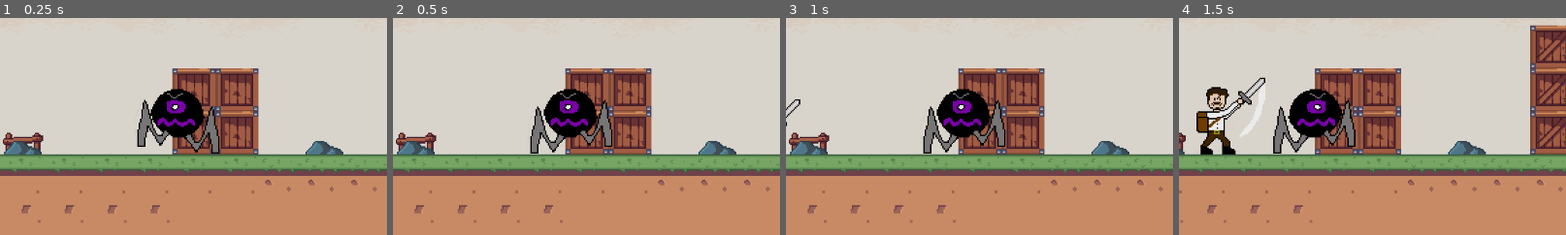
Above: before the commit, frames 1-4 (left to right).
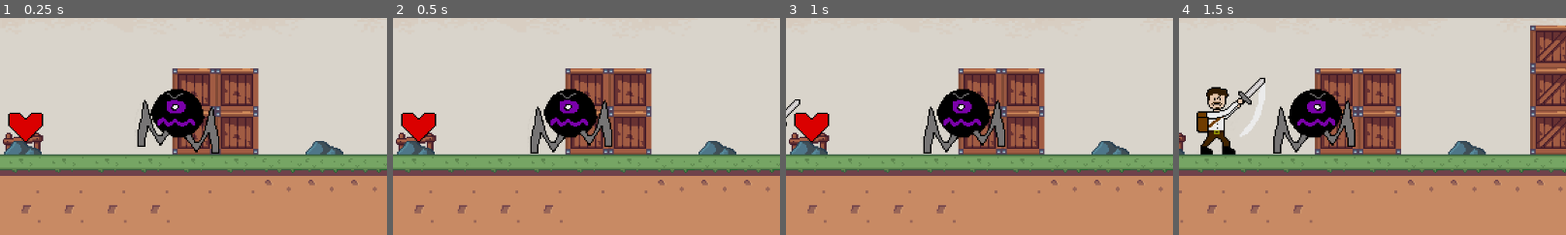
Above: after the commit, the same moments.

Repository: bscott519/ColossalCrisisGame
Game: Godot game, scene res://Scenes/level_1.tscn
The game is run twice, just before and just after one commit, with the same random seed, the same clock (stepped at 60 frames per second) and the same inputs. The engine's default icon, where the game draws it, is replaced by a stand-in: a white triangle on a blue panel in a dark square.
Inputs (mouse positions are % of the whole screen's width and height, from its top left):
- Up to frame 1 (0.25 s): no input
- Up to frame 2 (0.5 s): no input
- Up to frame 3 (1 s): move the mouse to (72, 45) at 0.52 s; hold D (right) from 0.53 s (still down); click (72, 45) at 0.6 s; tap Space (jump) at 0.77 s
- Up to frame 4 (1.5 s): keep holding D (right); move the mouse to (30, 55) at 1.27 s; click (30, 55) at 1.35 s
The pictures show only the part of the screen within x 44-94%, y 28-78%; the shares and areas given below are measured in that part.

The runs differ from the first frame. In frame 1, 0.9% of the frame differs, in the area x 2-12%, y 43-58%; in frame 2, 0.9%; in frame 3, 0.9%; in frame 4, nothing differs.

Commit message:
health powerup works

Diff:
--- /dev/null
+++ b/Scenes/health_power_up.gd
@@ -0,0 +1,19 @@
+extends Node
+
+@export var pickupAmount: int = 1
+
+# Called when the node enters the scene tree for the first time.
+func _ready():
+	pass # Replace with function body.
+
+# Called every frame. 'delta' is the elapsed time since the previous frame.
+func _process(delta):
+	pass
+
+func _on_health_pickup_body_entered(body):
+	if body.is_in_group("player"):
+		if body.health < body.max_health:
+			body.health = min(body.health + pickupAmount, body.max_health)
+			body.healthChanged.emit(body.health)
+			print("Player health increased to: ", body.health)
+		queue_free()
--- /dev/null
+++ b/Scenes/health_power_up.tscn
@@ -0,0 +1,21 @@
+[gd_scene load_steps=4 format=3 uid="uid://14i14pawge6g"]
+
+[ext_resource type="Texture2D" uid="uid://dumid4qsmtgca" path="res://GameArt/CCHeartSS.png" id="1_4ewtl"]
+[ext_resource type="Script" path="res://Scenes/health_power_up.gd" id="1_rbjpr"]
+
+[sub_resource type="CircleShape2D" id="CircleShape2D_1e2x4"]
+radius = 14.0
+
+[node name="healthPowerUp" type="Sprite2D"]
+texture = ExtResource("1_4ewtl")
+hframes = 2
+script = ExtResource("1_rbjpr")
+
+[node name="healthPickup" type="Area2D" parent="."]
+collision_layer = 8
+
+[node name="CollisionShape2D" type="CollisionShape2D" parent="healthPickup"]
+position = Vector2(0, -3)
+shape = SubResource("CircleShape2D_1e2x4")
+
+[connection signal="body_entered" from="healthPickup" to="." method="_on_health_pickup_body_entered"]
--- a/Scenes/level_1.tscn
+++ b/Scenes/level_1.tscn
@@ -8,6 +8,7 @@
 [ext_resource type="Texture2D" uid="uid://cbs0mp8o4ukol" path="res://GameArt/CCW1Platform.png" id="6_1me2m"]
 [ext_resource type="PackedScene" uid="uid://cfmyqu1rpu75r" path="res://Scenes/possessedknight.tscn" id="6_r27hs"]
 [ext_resource type="PackedScene" uid="uid://cigkhvsqha8dt" path="res://Scenes/heartscontainer.tscn" id="7_3x47w"]
+[ext_resource type="PackedScene" uid="uid://14i14pawge6g" path="res://Scenes/health_power_up.tscn" id="9_6f8uw"]
 
 [sub_resource type="TileSetAtlasSource" id="TileSetAtlasSource_biuay"]
 texture = ExtResource("1_dkavn")
@@ -301,3 +302,6 @@
 
 [node name="Hearts" parent="CanvasLayer" instance=ExtResource("7_3x47w")]
 scale = Vector2(2, 2)
+
+[node name="healthPowerUp" parent="." instance=ExtResource("9_6f8uw")]
+position = Vector2(275, 205)
--- a/project.godot
+++ b/project.godot
@@ -53,6 +53,7 @@
 [layer_names]
 
 2d_physics/layer_3="EnemyAttacks"
+2d_physics/layer_4="Powerup"
 
 [rendering]
 
Not shown: 1 places in Scenes/level_1.tscn that only renumber resources
